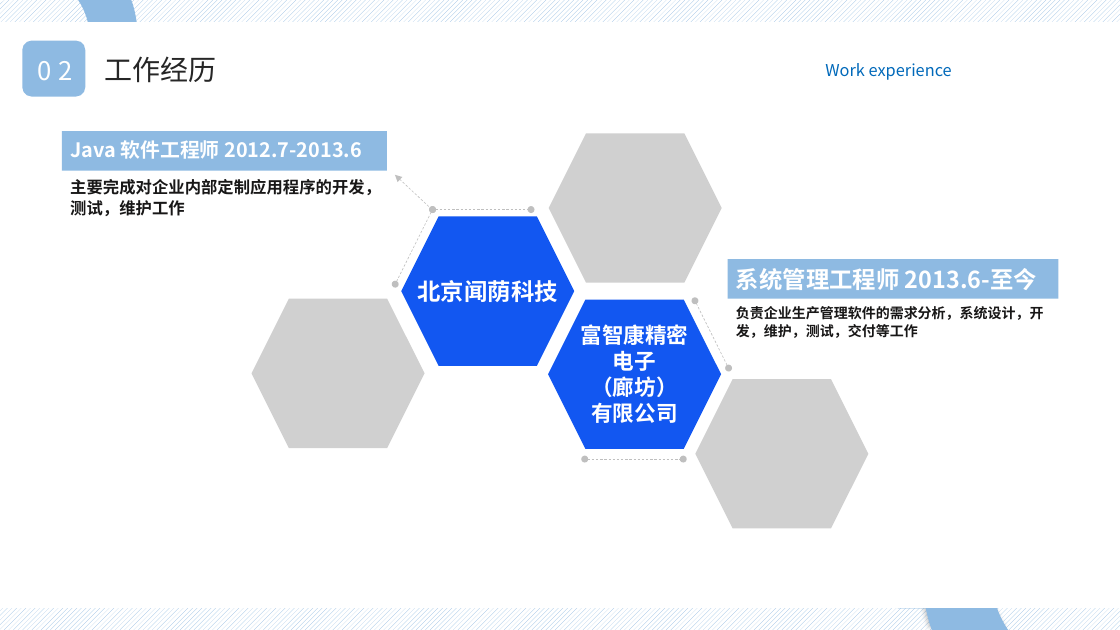
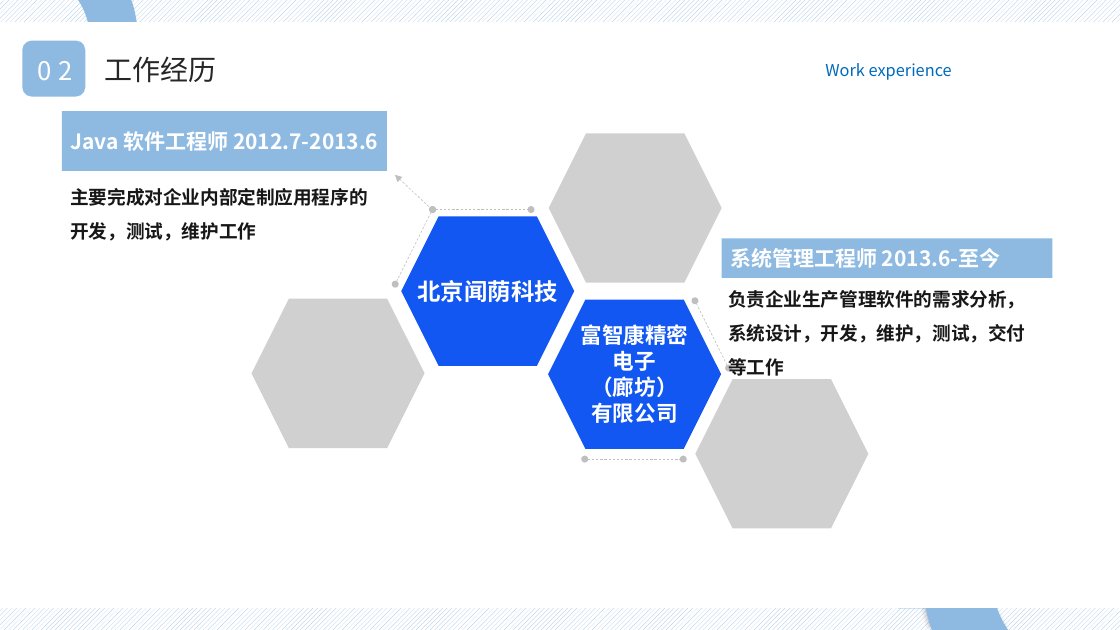
Before and after one commit to l350z/development-documentation, a slide deck: slide 5 of PPT/2.pptx. Drawn at 1120x630 pixels with LibreOffice and Linux fonts; fonts in the diff are those of the drawing; grey boxes stand for pictures. Boxes give left, top, right and bottom in pixels: in the first picture for what was removed or moved away, otherwise in the second. Text is boxed around its words. In the diff, an @@ line names an element or a change of style, - is before the commit and + after.

```diff
--- a/PPT/2.pptx
+++ b/PPT/2.pptx
@@ rectangle "Java 软件工程师 2012.7-2013.6": place and size @@
-rectangle "Java 软件工程师 2012.7-2013.6" at [62, 131, 387, 171]
+rectangle "Java 软件工程师 2012.7-2013.6" at [62, 111, 387, 171]
@@ rectangle "Java 软件工程师 2012.7-2013.6" at [62, 111, 387, 171]: size 17 to 18 pt; line spacing 0.9 to 1 @@
@@ text "主要完成对企业内部定制应用程序的开发，测试，维护工作" at [70, 188, 368, 241]: size 14 to 16 pt; line spacing 1.1 to 1.5 @@
@@ rectangle "系统管理工程师 2013.6-至今": place and size @@
-rectangle "系统管理工程师 2013.6-至今" at [728, 259, 1059, 298]
+rectangle "系统管理工程师 2013.6-至今" at [722, 239, 1053, 278]
@@ rectangle "系统管理工程师 2013.6-至今" at [722, 239, 1053, 278]: size 20 to 18 pt @@
@@ text "负责企业生产管理软件的需求分析，系统设计，开发，维护，测试，交付等工作": place and size @@
-text "负责企业生产管理软件的需求分析，系统设计，开发，维护，测试，交付等工作" at [736, 306, 1044, 338]
+text "负责企业生产管理软件的需求分析，系统设计，开发，维护，测试，交付等工作" at [728, 290, 1026, 343]
@@ text "负责企业生产管理软件的需求分析，系统设计，开发，维护，测试，交付等工作" at [728, 290, 1026, 343]: size 12 to 16 pt; line spacing 1.1 to 1.5 @@
```
Also in this commit, not shown: 5 other slides changed.
